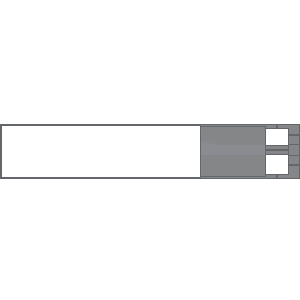
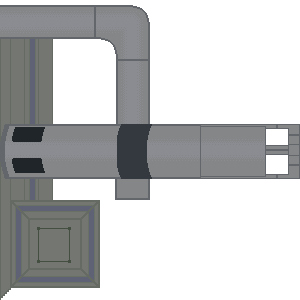
Layered file, before and after one edit (300x300). Changes by layer:
added layer "Vents" above "Ammo Tube" over (12, 127, 45, 173)
added layer "Ammo Tube" above "Barrel" over (0, 5, 153, 200)
painted on "Barrel" over (0, 124, 265, 179)
removed layer "Background" over (0, 5, 265, 300)
added layer "Backing" over (0, 5, 100, 300)
